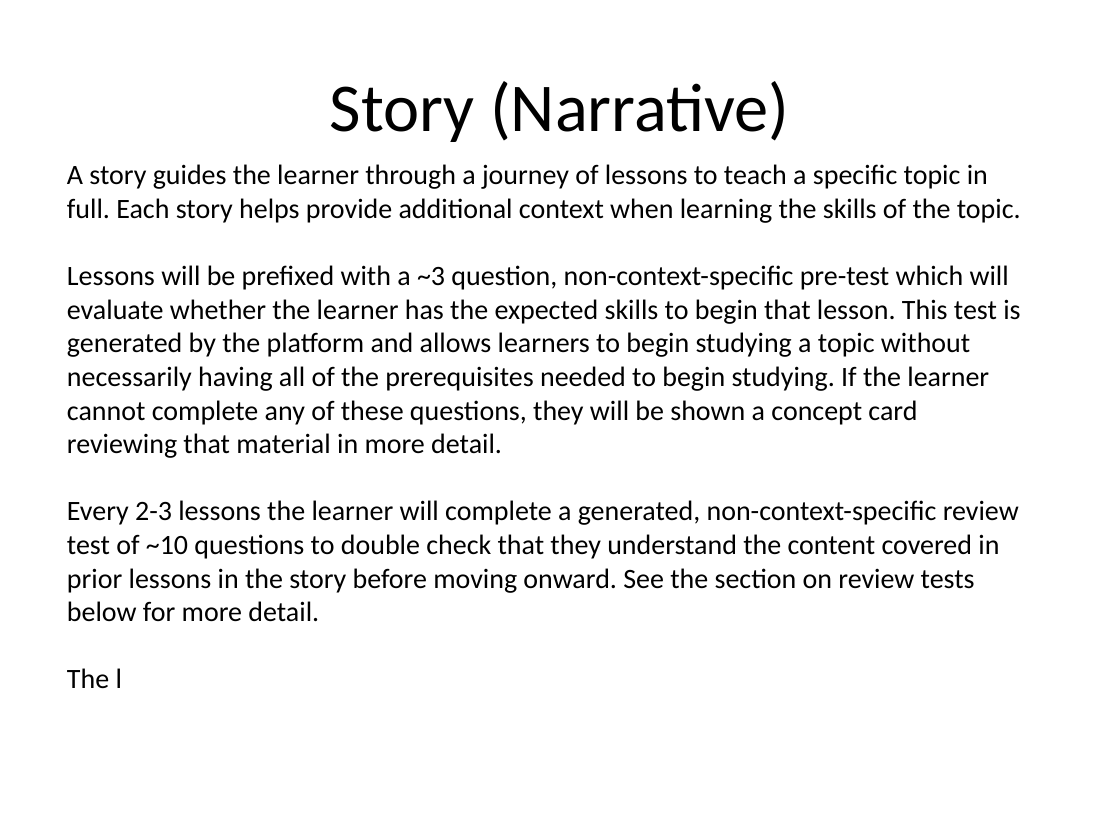
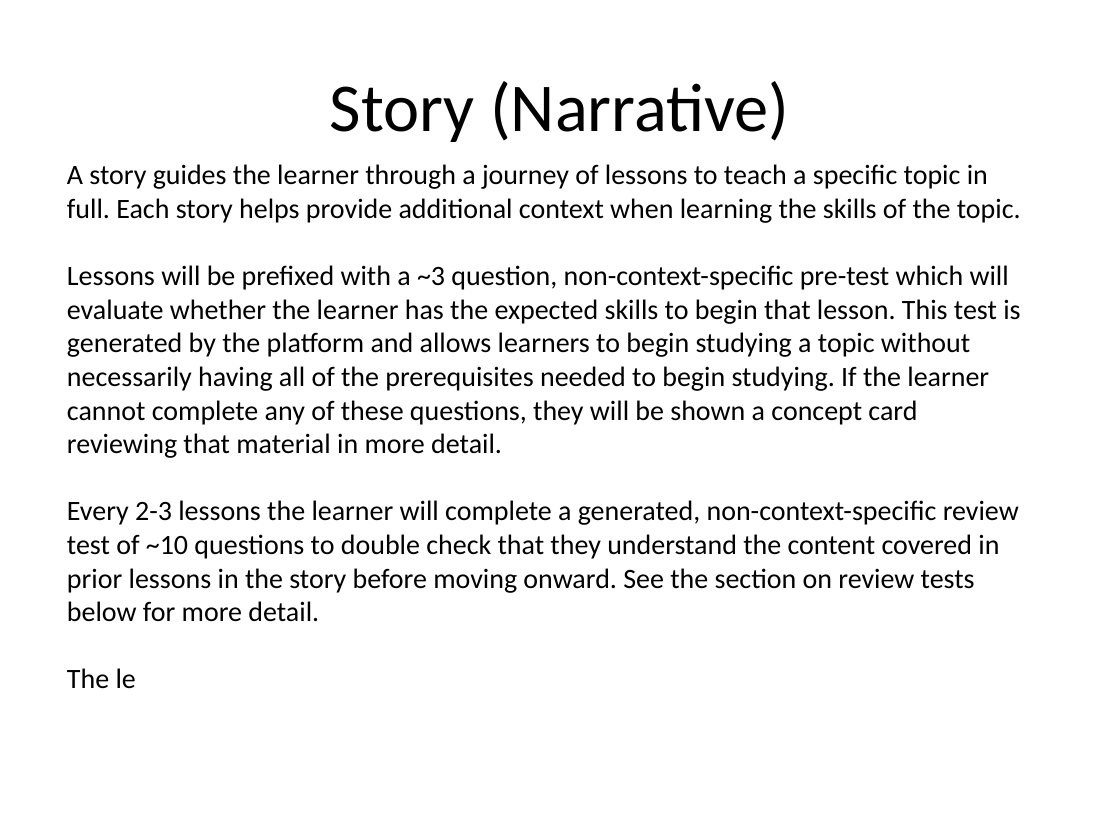
Before and after one commit to agbilotia1998/slydok, a slide deck: slide 13 of test.pptx. Drawn at 1120x840 pixels with LibreOffice and Linux fonts; fonts in the diff are those of the drawing. Boxes give left, top, right and bottom in pixels: in the first picture for what was removed or moved away, otherwise in the second. Text is boxed around its words. In the diff, an @@ line names an element or a change of style, - is before the commit and + after.

```diff
--- a/test.pptx
+++ b/test.pptx
@@ text at [67,668,136,689]: text changed @@
-The l
+The le
```
Also in this commit, not shown: 2 other slides changed, 6 other files.
